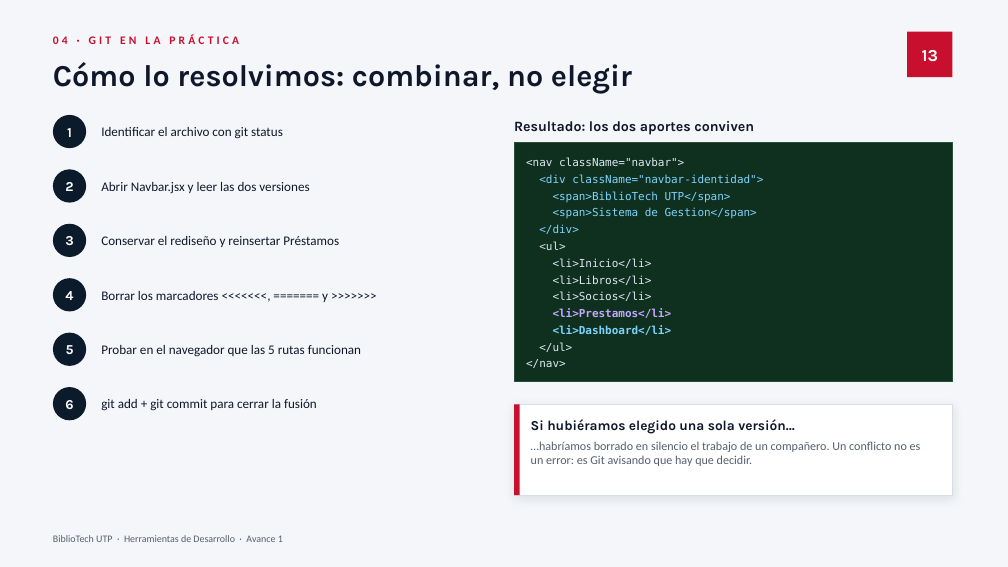
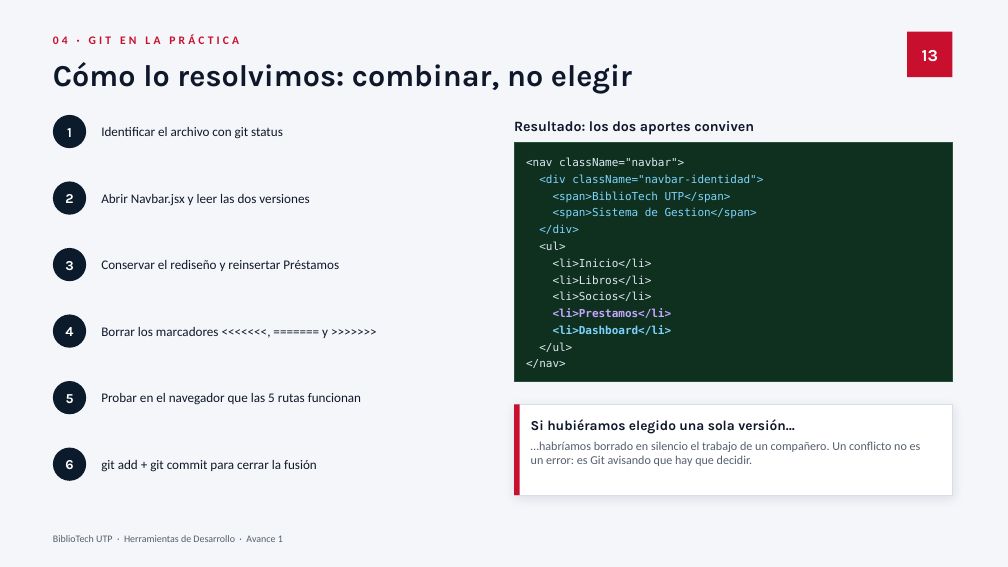
Before and after one commit to nocompe/Herramienta-de-desarrollo-biblioteca, a slide deck: slide 13 of docs/Avance1-BiblioTech-UTP.pptx. Drawn at 1008x567 pixels with LibreOffice and Linux fonts; fonts in the diff are those of the drawing. Boxes give left, top, right and bottom in pixels: in the first picture for what was removed or moved away, otherwise in the second. Text is boxed around its words. In the diff, an @@ line names an element or a change of style, - is before the commit and + after.

Commit message:
docs: rehacer el diagrama de arquitectura y actualizar informe y presentacion
- El diagrama de arquitectura dejaba una franja vacia bajo el panel de
  herramientas; se reorganiza para ocupar todo el lienzo.
- Diagrama To Be: la etiqueta "git push" quedaba lejos de las flechas.
- Informe Word regenerado con los diagramas corregidos e indice actualizado.
- Presentacion con ajustes de separacion y equilibrio en 5, 9, 13, 14 y 16.

```diff
--- a/docs/Avance1-BiblioTech-UTP.pptx
+++ b/docs/Avance1-BiblioTech-UTP.pptx
@@ 2 texts, 1 ellipse: place and size @@
-2 texts, 1 ellipse at box(53, 169, 309, 203)
+2 texts, 1 ellipse at box(53, 181, 309, 215)
@@ 2 texts, 1 ellipse: place and size @@
-2 texts, 1 ellipse at box(53, 224, 339, 257)
+2 texts, 1 ellipse at box(53, 248, 339, 281)
@@ 2 texts, 1 ellipse: place and size @@
-2 texts, 1 ellipse at box(53, 278, 328, 312)
+2 texts, 1 ellipse at box(53, 315, 328, 348)
@@ 2 texts, 1 ellipse: place and size @@
-2 texts, 1 ellipse at box(53, 333, 361, 366)
+2 texts, 1 ellipse at box(53, 381, 361, 414)
@@ 2 texts, 1 ellipse: place and size @@
-2 texts, 1 ellipse at box(53, 387, 317, 420)
+2 texts, 1 ellipse at box(53, 448, 317, 481)
```
Also in this commit, not shown: 4 other slides changed, 3 other files.
